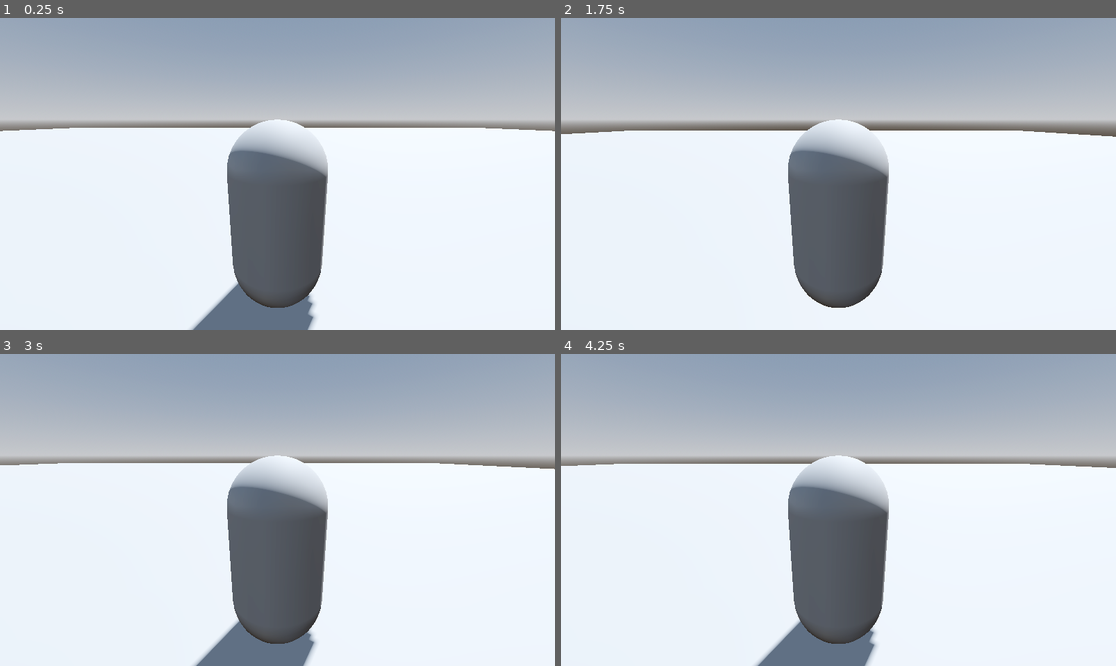
Above: before the commit, frames 1-4 (two rows, left to right).
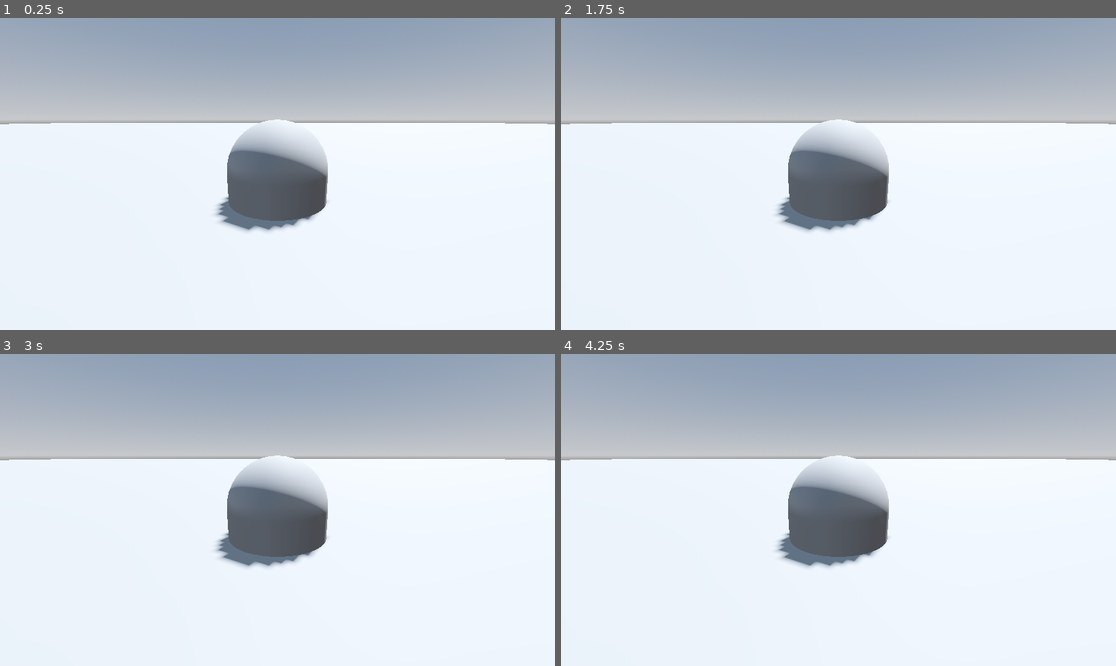
Above: after the commit, the same moments.

Repository: AlexanderMendivil/simple-rpg
Game: Godot game, scene res://scenes/test_scene.tscn
Same seed, same stepped clock (60 frames per second), same inputs: the game is played once before the commit and once after it.
Inputs (mouse positions are in pixels of both pictures, inside the frame that each line leads up to):
- Up to frame 1 (0.25 s): no input
- Up to frame 2 (1.75 s): tap Enter (ui_accept) at 0.5, 0.77, 1.25, 1.52 s; move the mouse to (960, 158) at 0.52 s; press the mouse at (960, 158) at 0.53 s; hold Right (ui_right) 0.53-1.28 s; move the mouse to (727, 189) at 1.27 s; release the mouse at (727, 189) at 1.28 s; hold Down (ui_down) from 1.28 s (still down); click (727, 189) at 1.35 s
- Up to frame 3 (3 s): tap Enter (ui_accept) at 2 s; move the mouse to (333, 441) at 2.02 s; release Down (ui_down) at 2.03 s; press the mouse at (333, 441) at 2.03 s; hold Right (ui_right) 2.03-2.78 s; move the mouse to (249, 572) at 2.77 s; release the mouse at (249, 572) at 2.78 s; hold Up (ui_up) from 2.78 s (still down); click (249, 572) at 2.85 s
- Up to frame 4 (4.25 s): tap Enter (ui_accept) at 3.02, 3.77 s; move the mouse to (1005, 556) at 3.52 s; release Up (ui_up) at 3.53 s; press the mouse at (1005, 556) at 3.53 s; hold Left (ui_left) from 3.53 s (still down)

The runs differ from the first frame. In frame 1, 7.9% of the frame differs, in the area x 0-100%, y 33-100%; in frame 2, 6.8%; in frame 3, 7.7%; in frame 4, 7.8%.

Commit message:
fireball object

Diff:
--- a/player/player.gd
+++ b/player/player.gd
@@ -1,11 +1,13 @@
 extends CharacterBody3D
 
+var gravity = ProjectSettings.get_setting("physics/3d/default_gravity")
+
+@onready var spell = preload("res://spells/fire_ball.tscn").instantiate()
+
+@export var camera: Camera3D
 
 const SPEED = 5.0
 const JUMP_VELOCITY = 4.5
-
-# Get the gravity from the project settings to be synced with RigidBody nodes.
-var gravity = ProjectSettings.get_setting("physics/3d/default_gravity")
 
 
 func _physics_process(delta):
@@ -27,3 +29,13 @@
 		velocity.z = move_toward(velocity.z, 0, SPEED)
 
 	move_and_slide()
+
+
+func _input(event):
+	if event.is_action_pressed("cast"):
+		castSpell()
+
+
+func castSpell() -> void:
+	var cast_direction: Vector3 = global_position
+	spell.cast(cast_direction)
--- a/player/player.tscn
+++ b/player/player.tscn
@@ -1,13 +1,15 @@
-[gd_scene load_steps=4 format=3 uid="uid://d2w602jsqmfp1"]
+[gd_scene load_steps=5 format=3 uid="uid://d2w602jsqmfp1"]
 
 [ext_resource type="Script" path="res://player/player.gd" id="1_ssbrn"]
+[ext_resource type="PackedScene" uid="uid://bocji0tvc4c6k" path="res://spells/fire_ball.tscn" id="2_ne766"]
 
 [sub_resource type="CapsuleMesh" id="CapsuleMesh_8wwsb"]
 
 [sub_resource type="CapsuleShape3D" id="CapsuleShape3D_1akxa"]
 
-[node name="CharacterBody3D" type="CharacterBody3D"]
+[node name="CharacterBody3D" type="CharacterBody3D" node_paths=PackedStringArray("camera")]
 script = ExtResource("1_ssbrn")
+camera = NodePath("Camera3D")
 
 [node name="MeshInstance3D" type="MeshInstance3D" parent="."]
 mesh = SubResource("CapsuleMesh_8wwsb")
@@ -17,3 +19,5 @@
 
 [node name="Camera3D" type="Camera3D" parent="."]
 transform = Transform3D(1, 0, 0, 0, 0.965926, 0.258819, 0, -0.258819, 0.965926, 0, 1, 2)
+
+[node name="FireBall" parent="." instance=ExtResource("2_ne766")]
--- a/project.godot
+++ b/project.godot
@@ -14,3 +14,11 @@
 run/main_scene="res://scenes/test_scene.tscn"
 config/features=PackedStringArray("4.1", "Forward Plus")
 config/icon="res://icon.svg"
+
+[input]
+
+cast={
+"deadzone": 0.5,
+"events": [Object(InputEventMouseButton,"resource_local_to_scene":false,"resource_name":"","device":-1,"window_id":0,"alt_pressed":false,"shift_pressed":false,"ctrl_pressed":false,"meta_pressed":false,"button_mask":1,"position":Vector2(130, 7),"global_position":Vector2(134, 50),"factor":1.0,"button_index":1,"canceled":false,"pressed":true,"double_click":false,"script":null)
+]
+}
--- /dev/null
+++ b/spells/fire_ball.gd
@@ -0,0 +1,18 @@
+extends Node3D
+class_name FireBall
+
+# Called when the node enters the scene tree for the first time.
+func _ready():
+	pass # Replace with function body.
+
+
+func _physics_process(delta):
+	pass
+
+func _process(delta):
+	pass
+
+
+func cast(direction: Vector3):
+	print("got direction: ", direction)
+	pass
--- /dev/null
+++ b/spells/fire_ball.tscn
@@ -0,0 +1,19 @@
+[gd_scene load_steps=4 format=3 uid="uid://bocji0tvc4c6k"]
+
+[ext_resource type="Script" path="res://spells/fire_ball.gd" id="1_0ojcf"]
+
+[sub_resource type="SphereMesh" id="SphereMesh_p6a8k"]
+
+[sub_resource type="SphereShape3D" id="SphereShape3D_fhm2c"]
+
+[node name="FireBall" type="Node3D"]
+script = ExtResource("1_0ojcf")
+
+[node name="RigidBody3D" type="RigidBody3D" parent="."]
+
+[node name="MeshInstance3D" type="MeshInstance3D" parent="RigidBody3D"]
+mesh = SubResource("SphereMesh_p6a8k")
+skeleton = NodePath("../..")
+
+[node name="CollisionShape3D" type="CollisionShape3D" parent="RigidBody3D"]
+shape = SubResource("SphereShape3D_fhm2c")
